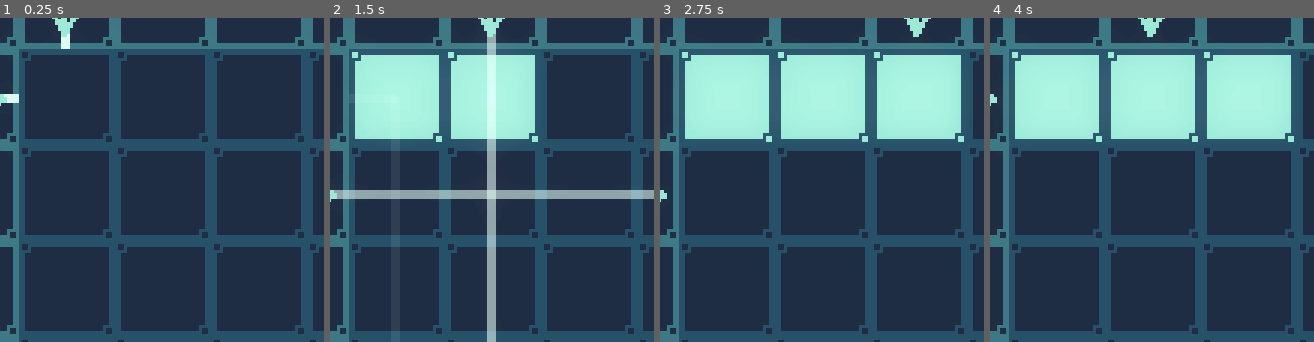
Above: before the commit, frames 1-4 (left to right).
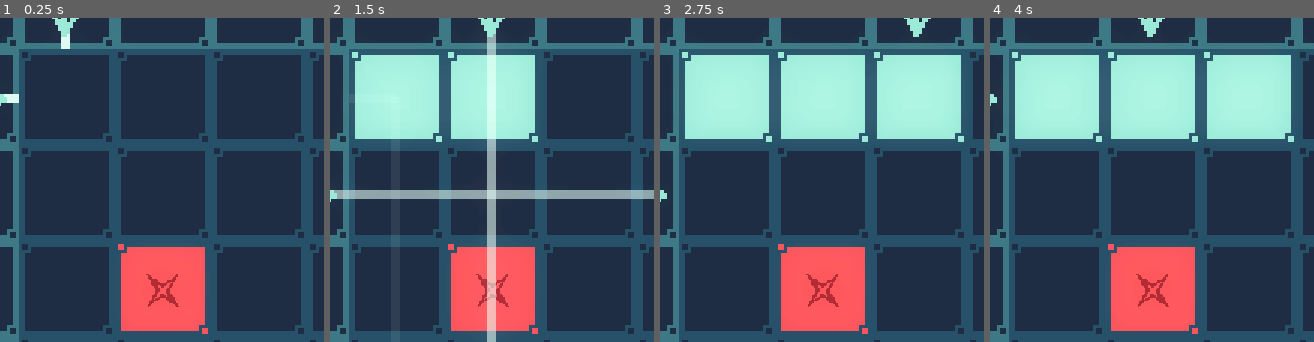
Above: after the commit, the same moments.

Repository: MisterProjectLC/LaserGrid
Game: Godot game, scene res://src/main.tscn
Same seed, same stepped clock (60 frames per second), same inputs: the game is played once before the commit and once after it.
Inputs (mouse positions are % of the whole screen's width and height, from its top left):
- Up to frame 1 (0.25 s): no input
- Up to frame 2 (1.5 s): tap Enter at 0.5 s; move the mouse to (22, 22) at 0.52 s; hold D (right) 0.53-1.28 s; tap Space (activate) at 0.6, 1.25, 1.35 s; click (22, 22) at 0.67 s; move the mouse to (37, 22) at 1.27 s; hold S (down) from 1.28 s (still down); click (37, 22) at 1.42 s
- Up to frame 3 (2.75 s): tap Enter at 2 s; move the mouse to (52, 22) at 2.02 s; release S (down) at 2.03 s; hold D (right) from 2.03 s (still down); tap Space (activate) at 2.1 s; click (52, 22) at 2.17 s
- Up to frame 4 (4 s): tap Space (activate) at 2.75, 2.85, 3.6 s; move the mouse to (67, 22) at 2.77 s; release D (right) at 2.78 s; hold W (up) 2.78-3.53 s; click (67, 22) at 2.92 s; tap Enter at 3.5 s; move the mouse to (22, 37) at 3.52 s; hold A (left) from 3.53 s (still down); click (22, 37) at 3.67 s
The pictures show only the part of the screen within x 12-62%, y 10-60%; the shares and areas given below are measured in that part.

The runs differ from the first frame. In frame 1, 6.7% of the frame differs, in the area x 36-65%, y 69-98%; in frame 2, 6.7%; in frame 3, 6.7%; in frame 4, 6.7%.

Commit message:
node neutralization

Diff:
--- a/src/global/palletes.gd
+++ b/src/global/palletes.gd
@@ -6,6 +6,7 @@
 @export var GRID_DEFLECT_COLOR = Color.BLUE
 @export var GRID_BLOCKED_COLOR = Color.BLUE
 @export var GRID_TARGET_COLOR = Color.BLUE
+@export var GRID_TARGET_BG_COLOR = Color.BLUE
 @export var CANNON_COLOR = Color.BLUE
 @export var LASER_COLOR = Color.BLUE
 @export var HEALTH_COLOR = Color.BLUE
--- a/src/global/palletes.tscn
+++ b/src/global/palletes.tscn
@@ -10,6 +10,7 @@
 GRID_DEFLECT_COLOR = Color(0.584314, 0.878431, 0.8, 1)
 GRID_BLOCKED_COLOR = Color(0.137255, 0.286275, 0.364706, 1)
 GRID_TARGET_COLOR = Color(0.607843, 0.133333, 0.168627, 1)
+GRID_TARGET_BG_COLOR = Color(0.945098, 0.305882, 0.321569, 1)
 CANNON_COLOR = Color(0.584314, 0.878431, 0.8, 1)
 LASER_COLOR = Color(0.854902, 0.94902, 0.913725, 1)
 HEALTH_COLOR = Color(0.607843, 0.133333, 0.168627, 1)
--- a/src/grid.gd
+++ b/src/grid.gd
@@ -16,7 +16,7 @@
 			prepare_square(x, y)
 
 func prepare_square(x, y):
-	var square = get_square(x, y)
+	var square : GridNode = get_square(x, y)
 	if x > 0:
 		square.neighbor_left = get_square(x-1, y)
 	if y > 0:
@@ -26,7 +26,9 @@
 	if y < COLUMN_COUNT-1:
 		square.neighbor_down = get_square(x, y+1)
 
-	square.setup_neigbors()
+	square.setup_neighbors()
+	square.target_neutralized.connect(on_target_neutralized)
+
 
 
 func activate(x, y):
@@ -34,6 +36,17 @@
 	get_square(0, y).activate_from_left()
 
 
+func start_wave():
+	var rand_x = 1 + (randi() % 2)
+	var rand_y = 1 + (randi() % 2)
+	get_square(rand_x, rand_y).set_targeted(true)
+
+
+func on_target_neutralized(node : GridNode):
+	print_debug("NEUTRALIZED")
+	node.set_targeted(false)
+
+
 # HELPERS ------------------
 
 func get_square(row, column):
--- a/src/grid_node.gd
+++ b/src/grid_node.gd
@@ -2,6 +2,9 @@
 class_name GridNode
 
 enum {LEFT, UP, RIGHT, DOWN}
+
+signal detonated(node : GridNode)
+signal target_neutralized(node : GridNode)
 
 @export var reflect_down = true
 @export var reflect_right = true
@@ -13,28 +16,65 @@
 @onready var lasers = [$LaserLeft, $LaserUp, $LaserRight, $LaserDown]
 @onready var neighbors = [neighbor_left, neighbor_up, neighbor_right, neighbor_down]
 
+var hit_this_frame = false
+var targeted = false
+var blocked = false
 var reflecting = false
 
 @onready var Background = $Background
+@onready var Target = $Target
 
+var tween = null
+
+const BLINK_COUNT = 6
 
 func _ready():
 	$Sprite2D.modulate = Palletes.GRID_COLOR
+	Target.modulate = Palletes.GRID_TARGET_COLOR
 
-
-func setup_neigbors():
+func setup_neighbors():
 	neighbors = [neighbor_left, neighbor_up, neighbor_right, neighbor_down]
 
 
-func set_blocked(blocked):
-	Background.visible = blocked
+func _process(_delta):
+	hit_this_frame = false
+
+
+func set_blocked(_blocked):
+	Background.visible = _blocked
 	Background.modulate = Palletes.GRID_BLOCKED_COLOR
 
 
+func set_targeted(_targeted):
+	set_reflecting(false)
+	targeted = _targeted
+	Target.visible = targeted
+	Background.visible = targeted
+	Background.modulate = Palletes.GRID_TARGET_BG_COLOR
+
+	if targeted:
+		tween = create_tween()
+		for i in range(1, BLINK_COUNT+1):
+			tween.tween_callback(_set_target_visible.bind(false)).set_delay(Main.TIME_TO_DETONATE/pow(2, i))
+			tween.tween_callback(_set_target_visible.bind(true)).set_delay(0.15)
+		tween.tween_callback(_detonate)
+
+func _set_target_visible(t):
+	Target.visible = t
+
+func _detonate():
+	set_targeted(false)
+	detonated.emit(self)
+
+
 func set_reflecting(_reflecting):
+	if targeted:
+		return
+
 	if !_reflecting:
-		EnergyManager.return_reflector()
-	elif !EnergyManager.spend_reflector():
+		if reflecting:
+			EnergyManager.return_reflector()
+	elif !reflecting and !EnergyManager.spend_reflector():
 		return
 
 	reflecting = _reflecting
@@ -67,6 +107,18 @@
 	else:
 		send_laser(non_reflected_dir)
 
+	if !targeted:
+		return
+	if !hit_this_frame:
+		hit_this_frame = true
+	else:
+		neutralize()
+
+func neutralize():
+	if tween:
+		tween.kill()
+	target_neutralized.emit(self)
+
 
 func send_laser(direction):
 	lasers[direction].activate()
@@ -90,3 +142,8 @@
 func _on_area_2d_input_event(_viewport, event, _shape_idx):
 	if event is InputEventMouseButton and event.button_index == MOUSE_BUTTON_LEFT and event.pressed:
 		set_reflecting(!reflecting)
+
+
+
+func _on_target_timer_timeout():
+	pass # Replace with function body.
--- a/src/grid_node.tscn
+++ b/src/grid_node.tscn
@@ -1,7 +1,8 @@
-[gd_scene load_steps=8 format=3 uid="uid://dmj8xcjncq6ag"]
+[gd_scene load_steps=9 format=3 uid="uid://dmj8xcjncq6ag"]
 
 [ext_resource type="Script" path="res://src/grid_node.gd" id="1_bo888"]
 [ext_resource type="Texture2D" uid="uid://c38x00pmikske" path="res://assets/grid.png" id="1_cqasf"]
+[ext_resource type="Texture2D" uid="uid://dhxc42s50hw5v" path="res://assets/target.png" id="2_cwdul"]
 [ext_resource type="Texture2D" uid="uid://b0wxva66omje2" path="res://assets/laser.png" id="3_7ecdn"]
 [ext_resource type="Script" path="res://src/laser.gd" id="4_yqmew"]
 
@@ -24,6 +25,16 @@
 scale = Vector2(0.5, 0.5)
 texture = SubResource("GradientTexture2D_wkavt")
 metadata/_edit_lock_ = true
+
+[node name="Target" type="Sprite2D" parent="."]
+visible = false
+texture_filter = 1
+position = Vector2(4.76837e-07, 4.76837e-07)
+scale = Vector2(0.5, 0.5)
+texture = ExtResource("2_cwdul")
+metadata/_edit_lock_ = true
+
+[node name="TargetTimer" type="Timer" parent="Target"]
 
 [node name="Sprite2D" type="Sprite2D" parent="."]
 modulate = Color(0.12549, 0.211765, 0.443137, 1)
@@ -89,4 +100,5 @@
 [node name="CollisionShape2D" type="CollisionShape2D" parent="Area2D"]
 shape = SubResource("RectangleShape2D_unpym")
 
+[connection signal="timeout" from="Target/TargetTimer" to="." method="_on_target_timer_timeout"]
 [connection signal="input_event" from="Area2D" to="." method="_on_area_2d_input_event"]
--- a/src/main.gd
+++ b/src/main.gd
@@ -1,11 +1,17 @@
 extends Node2D
+class_name Main
+
+enum WAVE_TYPES {SINGLE, BLOCKER, DOUBLEBLOCKER, DOUBLETARGET}
 
 @onready var GridController = $Grid
 @onready var CannonController = $LaserGrid
 
+const TIME_TO_DETONATE = 6.0
+
 # Called when the node enters the scene tree for the first time.
 func _ready():
 	$Background.modulate = Palletes.BACKGROUND_COLOR
+	GridController.start_wave()
 
 
 func _process(_delta):
@@ -17,3 +23,11 @@
 		GridController.activate(CannonController.horizontal_pos,
 				CannonController.vertical_pos)
 		CannonController.activate()
+
+
+func start_wave():
+	GridController.start_wave()
+
+
+func _on_wave_timer_timeout():
+	start_wave()
--- a/src/main.tscn
+++ b/src/main.tscn
@@ -166,9 +166,6 @@
 unique_name_in_owner = true
 position = Vector2(16, 48)
 
-[node name="WorldEnvironment" type="WorldEnvironment" parent="."]
-environment = SubResource("Environment_ti022")
-
 [node name="Health" type="Node2D" parent="."]
 position = Vector2(10.3333, 172.333)
 scale = Vector2(0.5, 0.5)
@@ -194,3 +191,12 @@
 
 [node name="DeflectorSprite3" parent="Deflectors" instance=ExtResource("10_bw08q")]
 position = Vector2(0, 72)
+
+[node name="WorldEnvironment" type="WorldEnvironment" parent="."]
+environment = SubResource("Environment_ti022")
+
+[node name="WaveTimer" type="Timer" parent="."]
+wait_time = 15.0
+autostart = true
+
+[connection signal="timeout" from="WaveTimer" to="." method="_on_wave_timer_timeout"]
Binary file added: assets/target.png
Not shown, added: assets/target.png.import
